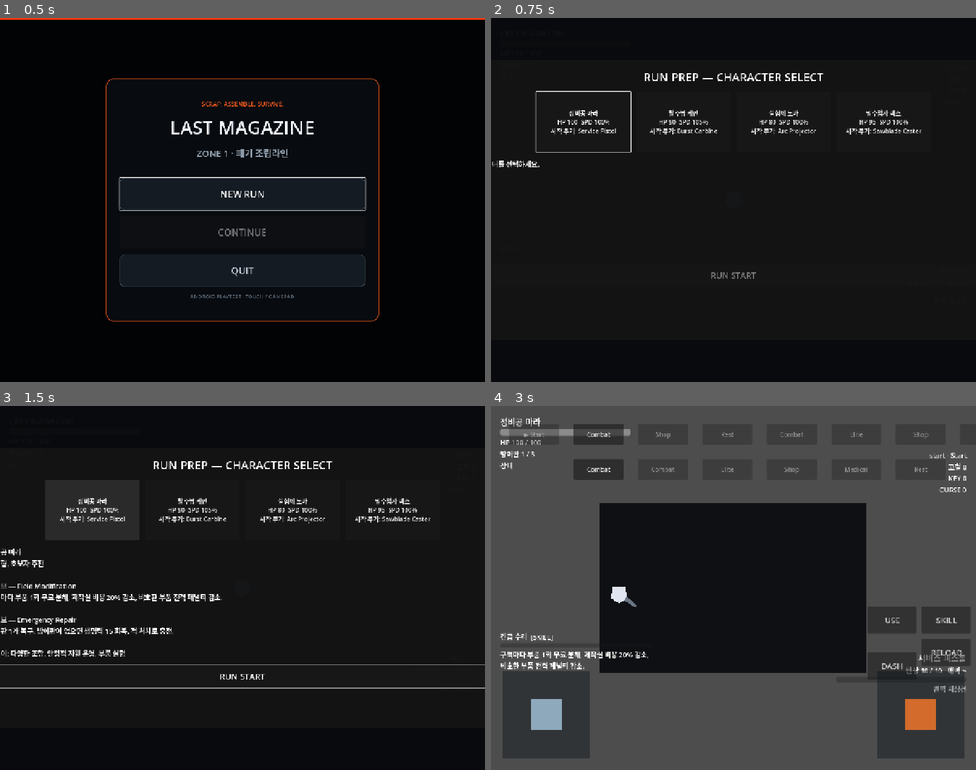
Above: before the commit, frames 1-4 (two rows, left to right).
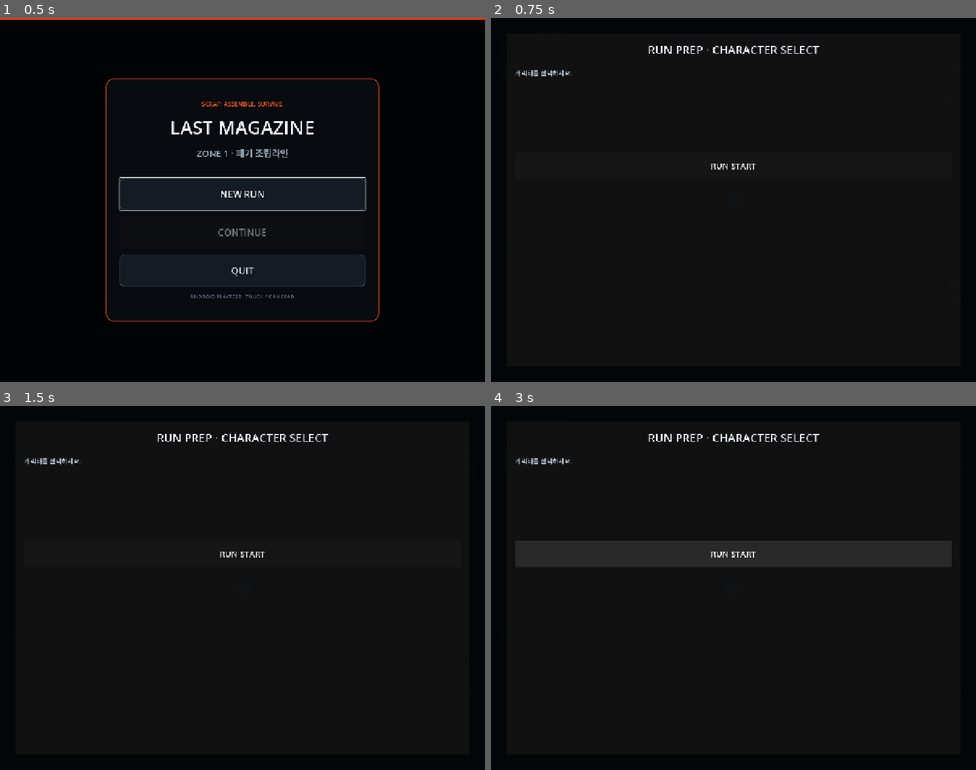
Above: after the commit, the same moments.

Repository: donly987647-max/Topdown-roguelite
Game: Godot game, scene res://scenes/main/RunMain.tscn
Same seed, same stepped clock (60 frames per second), same inputs: the game is played once before the commit and once after it.
Inputs (mouse positions are in pixels of both pictures, inside the frame that each line leads up to):
- Up to frame 1 (0.5 s): no input
- Up to frame 2 (0.75 s): click "NEW RUN" at 0.5 s
- Up to frame 3 (1.5 s): click (92, 511) at 1.25 s, where only the run before the commit has a clickable "정비공 마라 HP 100 SPD 100% 시작 무기:…"
- Up to frame 4 (3 s): click (583, 511) at 2 s, where only the run before the commit has a clickable "정비공 마라 HP 100 SPD 100% 시작 무기:…"; click "RUN START" at 2.75 s

Frame 1 is identical in both runs. In frame 2, 2.3% of the frame differs, in the area x 0-89%, y 7-72%; in frame 3, 6.9%; in frame 4, 78%, in the area x 0-100%, y 0-100%.
Error after the commit: Trying to assign value of type 'GridContainer' to a variable of type 'HBoxContainer'. (res://scripts/ui/character_select_panel.gd:10)

Commit message:
Make character select responsive on mobile and tablet

Diff:
--- a/scenes/ui/character_select_panel.tscn
+++ b/scenes/ui/character_select_panel.tscn
@@ -18,53 +18,49 @@
 anchor_bottom = 1.0
 grow_horizontal = 2
 grow_vertical = 2
-color = Color(0.025,0.03,0.04,0.96)
+color = Color(0.012, 0.018, 0.028, 0.99)
 
 [node name="Panel" type="PanelContainer" parent="."]
-layout_mode = 1
-anchors_preset = 8
-anchor_left = 0.5
-anchor_top = 0.5
-anchor_right = 0.5
-anchor_bottom = 0.5
-offset_left = -700.0
-offset_top = -370.0
-offset_right = 700.0
-offset_bottom = 370.0
-grow_horizontal = 2
-grow_vertical = 2
+layout_mode = 0
+offset_left = 40.0
+offset_top = 40.0
+offset_right = 1240.0
+offset_bottom = 920.0
 
 [node name="Margin" type="MarginContainer" parent="Panel"]
 layout_mode = 2
-theme_override_constants/margin_left = 28
-theme_override_constants/margin_top = 24
-theme_override_constants/margin_right = 28
-theme_override_constants/margin_bottom = 24
+theme_override_constants/margin_left = 24
+theme_override_constants/margin_top = 22
+theme_override_constants/margin_right = 24
+theme_override_constants/margin_bottom = 22
 
 [node name="VBox" type="VBoxContainer" parent="Panel/Margin"]
 layout_mode = 2
-theme_override_constants/separation = 18
+theme_override_constants/separation = 14
 
 [node name="Title" type="Label" parent="Panel/Margin/VBox"]
 layout_mode = 2
+theme_override_colors/font_color = Color(0.96, 0.97, 1, 1)
 theme_override_font_sizes/font_size = 30
-text = "RUN PREP — CHARACTER SELECT"
+text = "RUN PREP · CHARACTER SELECT"
 horizontal_alignment = 1
 
-[node name="Cards" type="HBoxContainer" parent="Panel/Margin/VBox"]
+[node name="Cards" type="GridContainer" parent="Panel/Margin/VBox"]
 layout_mode = 2
-theme_override_constants/separation = 14
-alignment = 1
+columns = 4
+theme_override_constants/h_separation = 12
+theme_override_constants/v_separation = 12
 
 [node name="Details" type="Label" parent="Panel/Margin/VBox"]
-custom_minimum_size = Vector2(0, 260)
+custom_minimum_size = Vector2(0, 210)
 layout_mode = 2
-theme_override_font_sizes/font_size = 18
+theme_override_colors/font_color = Color(0.74, 0.79, 0.84, 1)
+theme_override_font_sizes/font_size = 17
 autowrap_mode = 2
 text = "캐릭터를 선택하세요."
 
 [node name="Start" type="Button" parent="Panel/Margin/VBox"]
-custom_minimum_size = Vector2(0, 58)
+custom_minimum_size = Vector2(0, 68)
 layout_mode = 2
 theme_override_font_sizes/font_size = 22
 text = "RUN START"
